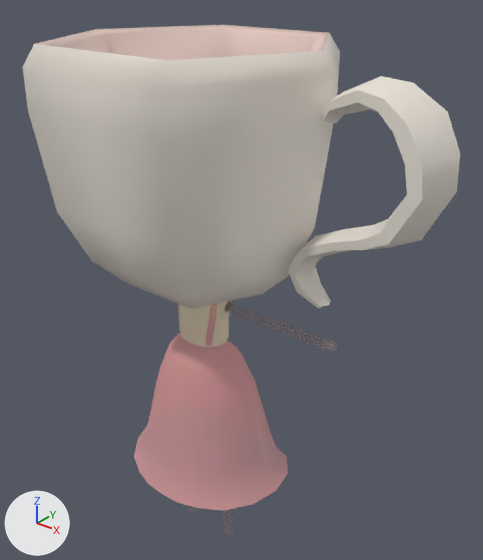
A saved change to the FBX model ApartmentGame/Assets/Prefabs/Characters/MsTeacup/Ms_teacup@teacup_convo.fbx.
Before and after are seen from a 50 mm lens placed at (1.236, -1.362, 1.875), pointed at (0.097, 0.061, 0.992). The lights are fixed; the arrows at lower left show +X, +Y and +Z. Where no turn or scale is listed for an object, it has been applied to the vertices.

The scene before the commit, as lines of its bpy script (objects in view):
```python
mat_lambert1 = bpy.data.materials.new('lambert1')
mat_lambert1.use_nodes = True; mat_lambert1.node_tree.nodes.clear()
_N = mat_lambert1.node_tree.nodes; _L = mat_lambert1.node_tree.links
n0 = _N.new('ShaderNodeBsdfPrincipled'); n0.name = 'Principled BSDF'
n1 = _N.new('ShaderNodeOutputMaterial'); n1.name = 'Material Output'
n2 = _N.new('ShaderNodeTexImage'); n2.name = 'Image Texture'
n2.image = img_palette_small__png
n3 = _N.new('ShaderNodeTexImage'); n3.name = 'Image Texture.001'
n3.image = img_palette_small__png
_L.new(n2.outputs[0], n0.inputs[0])  # 'Color' to 'Base Color'
_L.new(n3.outputs[0], n0.inputs[4])  # 'Color' to 'Alpha'
_L.new(n0.outputs[0], n1.inputs[0])  # 'BSDF' to 'Surface'
me_body1_ncl1_1 = bpy.data.meshes.new('body1_ncl1_1')
me_body1_ncl1_1.from_pydata(...)  # 394 vertices, 392 faces; spans x -0.471..0.471, y -0.051..0.033, z 0.003..1.154
me_body1_ncl1_1.materials.append(mat_lambert1)
me_dress_ncl1_1 = bpy.data.meshes.new('dress_ncl1_1')
me_dress_ncl1_1.from_pydata(...)  # 350 vertices, 320 faces; spans x -0.289..0.289, y -0.227..0.206, z 0.293..0.967
me_dress_ncl1_1.materials.append(mat_lambert1)
me_head_ncl1_2 = bpy.data.meshes.new('head_ncl1_2')
me_head_ncl1_2.from_pydata(...)  # 166 vertices, 166 faces; spans x -0.425..0.738, y -0.37..0.363, z 0.976..1.681
me_head_ncl1_2.materials.append(mat_lambert1)
ob_body1 = bpy.data.objects.new('body1', me_body1_ncl1_1)
ob_body1.location = (0.0, 0.0, 0.0)
ob_dress = bpy.data.objects.new('dress', me_dress_ncl1_1)
ob_dress.location = (0.0, 0.0, 0.0)
ob_head = bpy.data.objects.new('head', me_head_ncl1_2)
ob_head.location = (0.0, 0.0, 0.0)
```
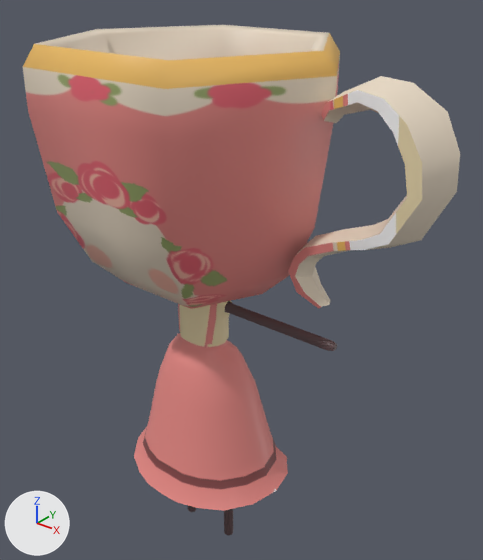
Edits to the bpy script that builds the scene:
```text
Add img_teacup_texture_jpg:
    img_teacup_texture_jpg = load_image('teacup_texture.jpg', 'teacup_texture.png', 1024, 1024, 'sRGB')
Change mat_lambert1:
    where n2 = _N.new('ShaderNodeTexImage'); n2.name = 'Image Texture'
    remove n3 = _N.new('ShaderNodeTexImage'); n3.name = 'Image Texture.001'
    remove n3.image = img_palette_small__png
    n2.image: img_palette_small__png -> img_teacup_texture_jpg
    where n0 = _N.new('ShaderNodeBsdfPrincipled'); n0.name = 'Principled BSDF'
    remove _L.new(n3.outputs[0], n0.inputs[4])  # 'Color' to 'Alpha'
Change me_body1_ncl1_1:
    where me_body1_ncl1_1.from_pydata(...)  # 394 vertices, 392 faces; spans x -0.471..0.471, y -0.051..0.033, z 0.003..1.154
    used by ob_body1; location = (0.0, 0.0, 0.0)
    me_body1_ncl1_1 part 3: texture (UV) coordinates of 392 of 392 faces, centred in x -0.471..0.471, y -0.047..0.032, z 0.003..1.059, changed; they spanned u 0.42..0.47, v 0.75..0.81 and now span u 0.53..0.58, v 0.69..0.75
Change me_dress_ncl1_1:
    where me_dress_ncl1_1.from_pydata(...)  # 350 vertices, 320 faces; spans x -0.289..0.289, y -0.227..0.206, z 0.293..0.967
    used by ob_dress; location = (0.0, 0.0, 0.0)
    me_dress_ncl1_1 part 1: texture (UV) coordinates of 320 of 320 faces, centred in x -0.262..0.262, y -0.213..0.191, z 0.317..0.966, changed; they spanned u 0.42..6.3, v 0.9..6.18 and now span u 0.16..3.57, v 0.28..2.65
Change me_head_ncl1_2:
    where me_head_ncl1_2.from_pydata(...)  # 166 vertices, 166 faces; spans x -0.425..0.738, y -0.37..0.363, z 0.976..1.681
    used by ob_head; location = (0.0, 0.0, 0.0)
    me_head_ncl1_2 part 2: texture (UV) coordinates of 166 of 166 faces, centred in x -0.334..0.715, y -0.369..0.363, z 0.98..1.676, changed; they spanned u 0.02..0.89, v 0.76..0.95 and now span u -0.06..0.56, v 0.65..2.28
```

Changed parts and their boxes (x1, y1, x2, y2) in the pictures (483 x 560 px):
'head', surface changed
    both: (23, 25, 460, 309)
'dress', surface changed (brown to pink)
    both: (134, 301, 288, 511)
'body1', surface changed
    both: (187, 301, 337, 536)
part 3 of me_body1_ncl1_1, surface changed (black)
    after: (187, 301, 337, 536)
